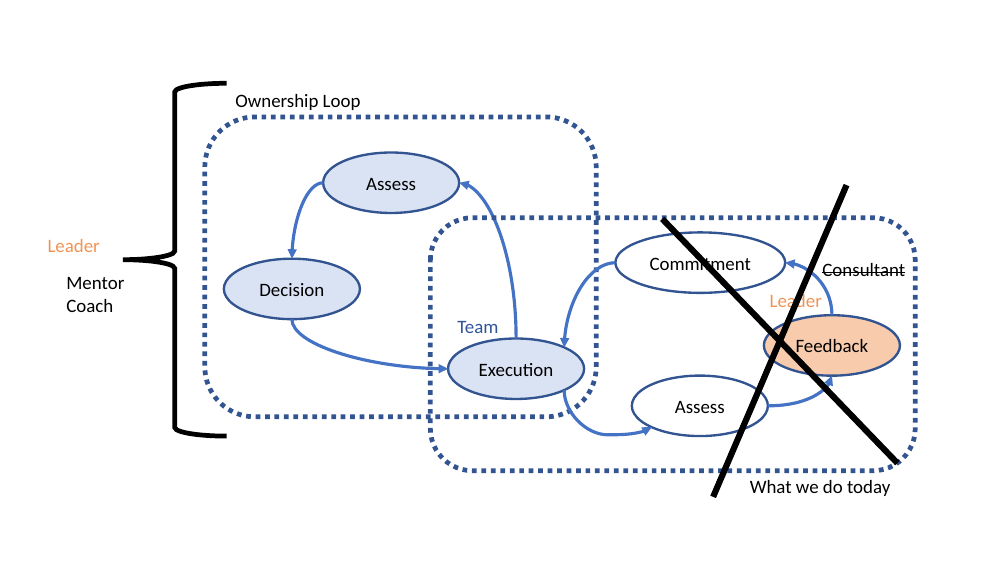
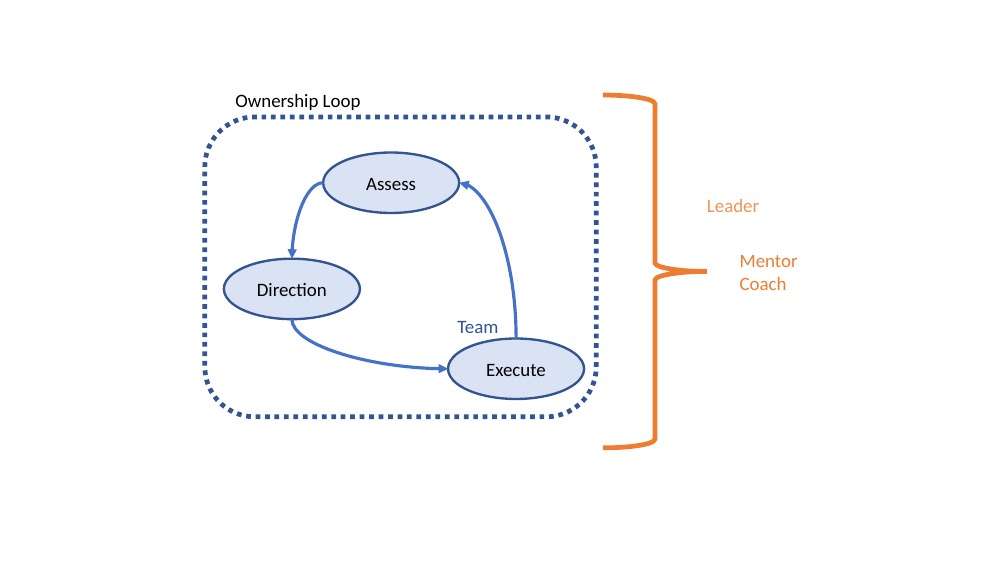
Before and after one commit to arlobelshee/Presentations, a slide deck: slide 3 of leading technical debt/OwnershipLoop.pptx. Drawn at 1008x567 pixels with LibreOffice and Linux fonts; fonts in the diff are those of the drawing. Boxes give left, top, right and bottom in pixels: in the first picture for what was removed or moved away, otherwise in the second. Text is boxed around its words. In the diff, an @@ line names an element or a change of style, - is before the commit and + after.

```diff
--- a/leading technical debt/OwnershipLoop.pptx
+++ b/leading technical debt/OwnershipLoop.pptx
@@ cross removed at <box>554,42,1006,567</box> @@
@@ left brace removed at <box>123,83,226,436</box> @@
@@ left brace added at <box>603,95,707,448</box>, outline #ED7D31 4.5 pt @@
@@ text "Leader" rewrapped from <box>770,291,822,312</box> to <box>707,199,759,212</box> @@
@@ text removed at <box>48,239,100,252</box> @@
-Leader
@@ rounded rectangle removed at <box>430,218,915,471</box> @@
@@ ellipse removed at <box>616,232,786,293</box> @@
-Commitment
@@ curved arrow removed from (616, 262) to (564, 348) @@
@@ text "Mentor": place and size @@
-text "Mentor" at <box>66,277,124,312</box>
+text "Mentor" at <box>740,255,798,290</box>
@@ text "Mentor" at <box>740,255,798,290</box>: text colour #000000 to #ED7D31 @@
@@ curved arrow removed from (832, 315) to (786, 262) @@
@@ text removed at <box>822,263,905,282</box> @@
-Consultant
@@ text in ellipse at <box>257,283,327,296</box>: text changed @@
-Decision
+Direction
@@ ellipse removed at <box>764,315,900,376</box> @@
-Feedback
@@ text in ellipse at <box>486,364,546,376</box>: text changed @@
-Execution
+Execute
@@ ellipse removed at <box>632,376,768,436</box> @@
-Assess
@@ curved arrow removed from (768, 406) to (832, 376) @@
@@ curved arrow removed from (564, 390) to (652, 427) @@
@@ text removed at <box>750,480,890,496</box> @@
-What we do today
```
Also in this commit, not shown: 2 other slides changed.
